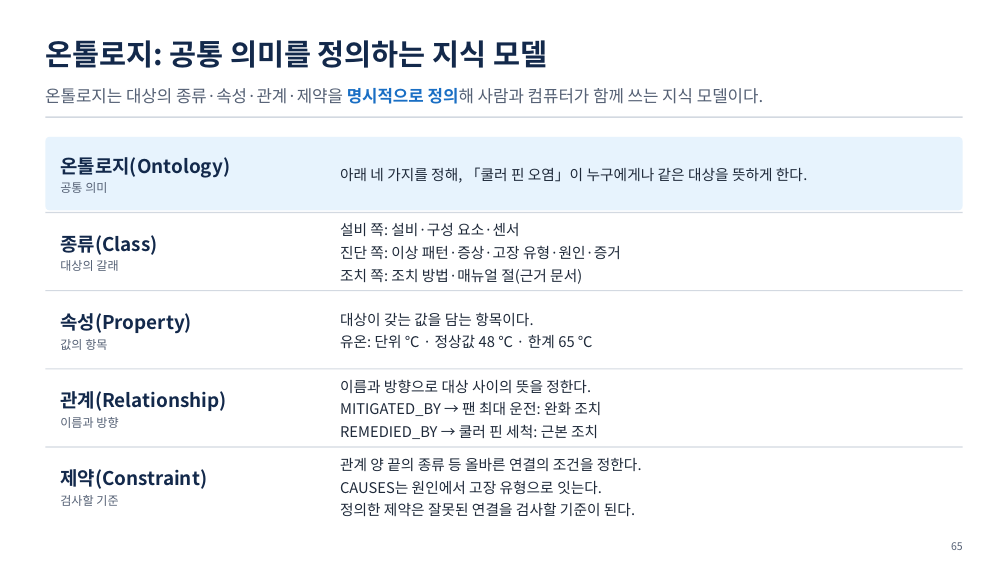
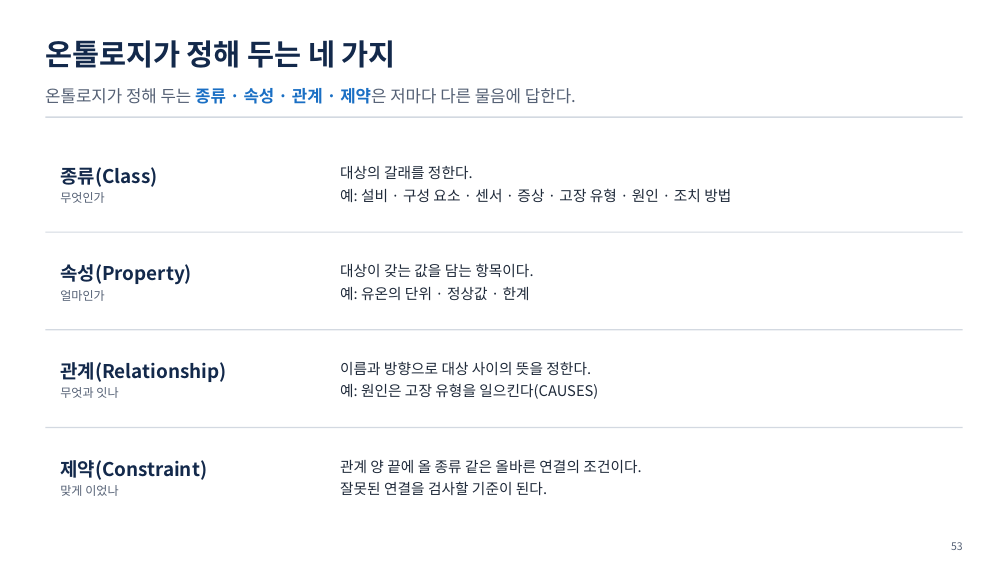
Before and after one commit to uengine-oss/hyd-iot-edu, a slide deck: slide 53 of workspace/강의제작/산출물/실전반/이론/01회차/실전반_01일차.pptx (slide 65 before the commit). Drawn at 1008x567 pixels with LibreOffice and Linux fonts; fonts in the diff are those of the drawing. Boxes give left, top, right and bottom in pixels: in the first picture for what was removed or moved away, otherwise in the second. Text is boxed around its words. In the diff, an @@ line names an element or a change of style, - is before the commit and + after.

Commit message:
실전반 1회차를 통합반 확정판과 같게: 조립.py 덱 원고 74장 · PPTX(표지 과정 이름만) · 대본 세 편(머리만) · 구성

```diff
--- a/workspace/강의제작/산출물/실전반/이론/01회차/실전반_01일차.pptx
+++ b/workspace/강의제작/산출물/실전반/이론/01회차/실전반_01일차.pptx
@@ text at <box>45,40,396,68</box>: text changed @@
-온톨로지: 공통 의미를 정의하는 지식 모델
+온톨로지가 정해 두는 네 가지
@@ text at <box>45,88,576,104</box>: text changed @@
-온톨로지는 대상의 종류·속성·관계·제약을 명시적으로 정의해 사람과 컴퓨터가 함께 쓰는 지식 모델이다.
+온톨로지가 정해 두는 종류 · 속성 · 관계 · 제약은 저마다 다른 물음에 답한다.
@@ rounded rectangle removed at <box>45,137,963,210</box> @@
@@ text "종류(Class)": place and size @@
-text "종류(Class)" at <box>60,235,157,271</box>
+text "종류(Class)" at <box>60,167,157,203</box>
@@ text removed at <box>60,157,230,193</box> @@
-온톨로지(Ontology)
-공통 의미
@@ text at <box>340,166,731,202</box>: text changed @@
-설비 쪽: 설비·구성 요소·센서
-진단 쪽: 이상 패턴·증상·고장 유형·원인·증거
-조치 쪽: 조치 방법·매뉴얼 절(근거 문서)
+대상의 갈래를 정한다.
+예: 설비 · 구성 요소 · 센서 · 증상 · 고장 유형 · 원인 · 조치 방법
@@ text removed at <box>340,167,807,183</box> @@
-아래 네 가지를 정해, 「쿨러 핀 오염」이 누구에게나 같은 대상을 뜻하게 한다.
@@ text at <box>60,192,104,203</box>: text changed @@
-대상의 갈래
+무엇인가
@@ rectangle: place and size @@
-rectangle at <box>45,212,963,212</box>
+rectangle at <box>45,231,963,232</box>
@@ text "속성(Property)": place and size @@
-text "속성(Property)" at <box>60,313,192,350</box>
+text "속성(Property)" at <box>60,264,192,301</box>
@@ text "대상이 갖는 값을 담는 항목이다.": place and size @@
-text "대상이 갖는 값을 담는 항목이다." at <box>340,313,593,348</box>
+text "대상이 갖는 값을 담는 항목이다." at <box>340,264,533,300</box>
@@ rectangle removed at <box>45,290,963,291</box> @@
@@ text at <box>60,290,104,301</box>: text changed @@
-값의 항목
+얼마인가
@@ text at <box>340,287,530,300</box>: text changed @@
-유온: 단위 ℃ · 정상값 48 ℃ · 한계 65 ℃
+예: 유온의 단위 · 정상값 · 한계
@@ rectangle: place and size @@
-rectangle at <box>45,368,963,369</box>
+rectangle at <box>45,330,963,330</box>
@@ text "관계(Relationship)": place and size @@
-text "관계(Relationship)" at <box>60,391,226,428</box>
+text "관계(Relationship)" at <box>60,362,226,398</box>
@@ text "이름과 방향으로 대상 사이의 뜻을 ...": place and size @@
-text "이름과 방향으로 대상 사이의 뜻을 ..." at <box>340,379,601,439</box>
+text "이름과 방향으로 대상 사이의 뜻을 ..." at <box>340,361,598,399</box>
@@ text at <box>60,387,118,398</box>: text changed @@
-이름과 방향
+무엇과 잇나
@@ text at <box>340,383,598,399</box>: text changed @@
-MITIGATED_BY → 팬 최대 운전: 완화 조치
-REMEDIED_BY → 쿨러 핀 세척: 근본 조치
+예: 원인은 고장 유형을 일으킨다(CAUSES)
@@ rectangle: place and size @@
-rectangle at <box>45,447,963,448</box>
+rectangle at <box>45,427,963,428</box>
@@ text "제약(Constraint)": place and size @@
-text "제약(Constraint)" at <box>60,469,207,506</box>
+text "제약(Constraint)" at <box>60,460,207,496</box>
@@ text at <box>340,460,641,495</box>: text changed @@
-관계 양 끝의 종류 등 올바른 연결의 조건을 정한다.
-CAUSES는 원인에서 고장 유형으로 잇는다.
-정의한 제약은 잘못된 연결을 검사할 기준이 된다.
+관계 양 끝에 올 종류 같은 올바른 연결의 조건이다.
+잘못된 연결을 검사할 기준이 된다.
@@ text at <box>60,485,118,496</box>: text changed @@
-검사할 기준
+맞게 이었나
@@ text at <box>951,542,963,550</box>: text changed @@
-65
+53
```
Also in this commit, not shown: 42 other slides changed, 27 slides added, 43 slides removed, 9 other files.
